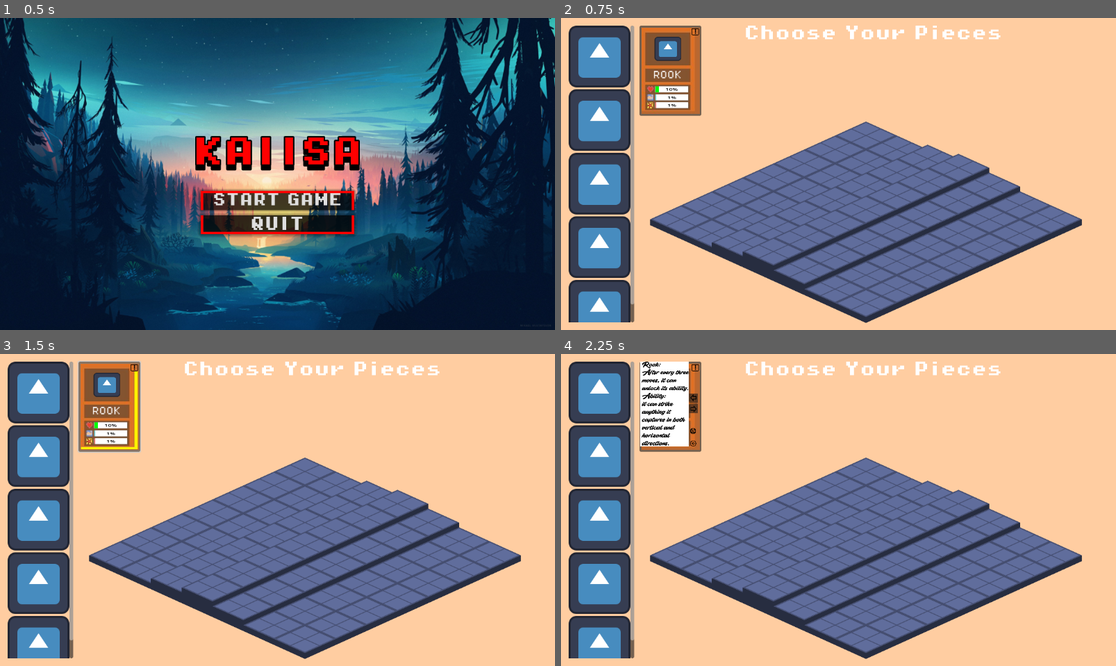
Above: before the commit, frames 1-4 (two rows, left to right).
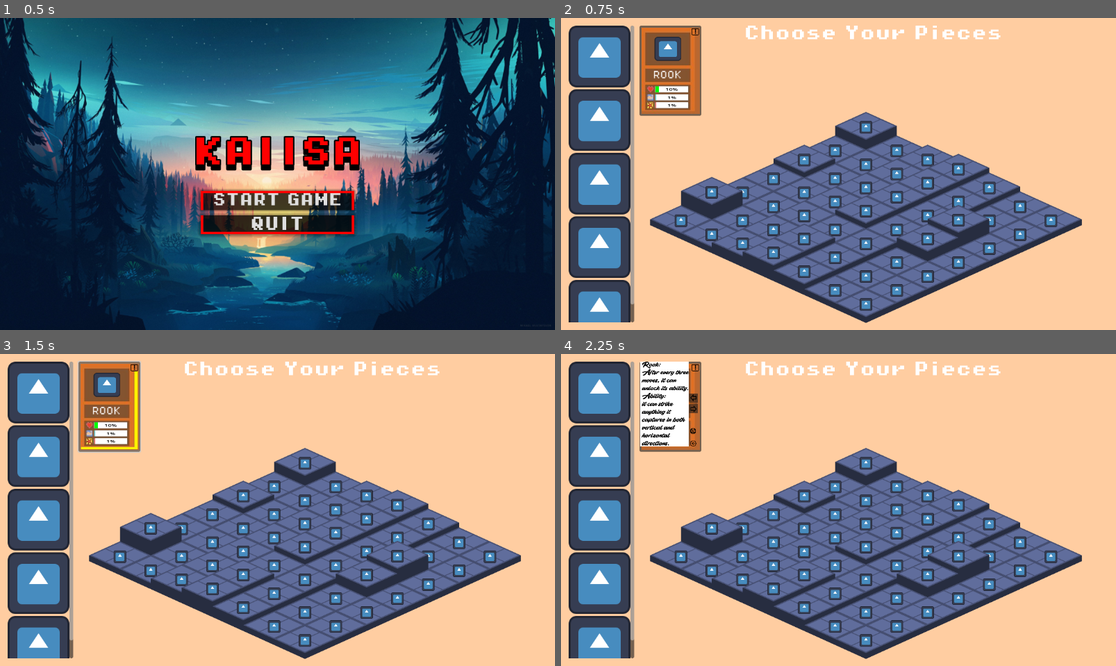
Above: after the commit, the same moments.

Repository: Caiisa-Games/caiisa
Game: Godot game, scene res://scenes/main_menu.tscn
Two runs of this game, one before a commit and one after it. Both use one fixed random seed, a clock stepped at 60 frames per second and the inputs below. The engine's default icon, where the game draws it, is replaced by a stand-in: a white triangle on a blue panel in a dark square.
Inputs (mouse positions are in pixels of both pictures, inside the frame that each line leads up to):
- Up to frame 1 (0.5 s): no input
- Up to frame 2 (0.75 s): click "START GAME" at 0.5 s
- Up to frame 3 (1.5 s): click (111, 407) at 1.25 s
- Up to frame 4 (2.25 s): click (694, 366) at 2 s

Frame 1 is identical in both runs. In frame 2, 7.5% of the frame differs, in the area x 20-90%, y 30-94%; in frame 3, 7.5%; in frame 4, 7.5%.

Commit message:
clean up

Diff:
--- a/data/boards/board_01.tres
+++ b/data/boards/board_01.tres
@@ -5,5 +5,5 @@
 [resource]
 script = ExtResource("1_bwg3p")
 board_name = "Board 1"
-cell_heights = Array[int]([0, 0, 1, 2, 1, 0, 0, 0, 0, 1, 2, 1, 0, 0, 0, 0, 1, 2, 1, 0, 0, 0, 0, 1, 2, 1, 0, 0, 0, 0, 1, 2, 1, 0, 0, 0, 0, 1, 2, 1, 0, 0, 0, 0, 1, 2, 1, 0, 0])
+cell_heights = Array[int]([2, 0, 1, 2, 1, 0, 0, 0, 0, 1, 2, 1, 0, 0, 1, 0, 1, 2, 1, 3, 0, 0, 0, 1, 2, 1, 2, 0, 0, 0, 1, 1, 1, 0, 0, 3, 0, 1, 2, 1, 0, 0, 0, 0, 1, 2, 1, 0, 0])
 metadata/_custom_type_script = "uid://dx7eqwrwq2vjk"
--- a/scenes/board_generator.gd
+++ b/scenes/board_generator.gd
@@ -3,7 +3,7 @@
 @export var tile_scene: PackedScene
 @export var board_data: BoardData
 
-func generate_and_save() -> void:
+func generate() -> void:
 	var container = $TileContainer
 
 	for y in range(7):
@@ -26,4 +26,4 @@
 	)
 
 func _ready() -> void:
-	generate_and_save()
+	generate()
--- a/scenes/tile.gd
+++ b/scenes/tile.gd
@@ -32,8 +32,7 @@
 		var edge = Sprite2D.new()
 		edge.texture = base_sprite.texture
 
-		print(i)
-		edge.position.y = 8 -(i*8) # adjust 8 to match your sprite height
+		edge.position.y = 10 -(i*10)
 		edge.position.x = 0
 		edge.scale.x = 0.5
 		edge.scale.y = 0.5
@@ -42,11 +41,10 @@
 	_update_visuals()
 
 
-#func set_occupant(piece: PieceData, player: int) -> void:
-	#"""Place a piece on this tile."""
-	#occupant = piece
-	#occupant_player = player
-	##_update_occupant_visuals()
+func set_occupant(piece: PieceData, player: int) -> void:
+	occupant = piece
+	occupant_player = player
+	#_update_occupant_visuals()
 #
 #
 #func clear_occupant() -> void:
--- a/scenes/tile.tscn
+++ b/scenes/tile.tscn
@@ -1,8 +1,9 @@
-[gd_scene load_steps=4 format=3 uid="uid://5aapoewew0nq"]
+[gd_scene load_steps=5 format=3 uid="uid://5aapoewew0nq"]
 
 [ext_resource type="Script" uid="uid://3onjfc1bkjh4" path="res://scenes/tile.gd" id="1_ywnoi"]
 [ext_resource type="Texture2D" uid="uid://dkj2jp6eh0cns" path="res://assets/isometric.png" id="2_ywnoi"]
 [ext_resource type="Texture2D" uid="uid://btkjv5pg2urpj" path="res://assets/base.png" id="3_jy7pm"]
+[ext_resource type="Texture2D" uid="uid://dt3u26svsupk8" path="res://icon.svg" id="4_q7utx"]
 
 [node name="Tile" type="Node2D"]
 script = ExtResource("1_ywnoi")
@@ -22,8 +23,9 @@
 [node name="Occupant" type="Node2D" parent="."]
 
 [node name="Sprite2D" type="Sprite2D" parent="Occupant"]
-position = Vector2(0, -2.9999998)
-scale = Vector2(0.109375, 0.109375)
+position = Vector2(0, -7)
+scale = Vector2(0.20312499, 0.20312499)
+texture = ExtResource("4_q7utx")
 
 [node name="HeightLabel" type="Label" parent="."]
 visible = false
